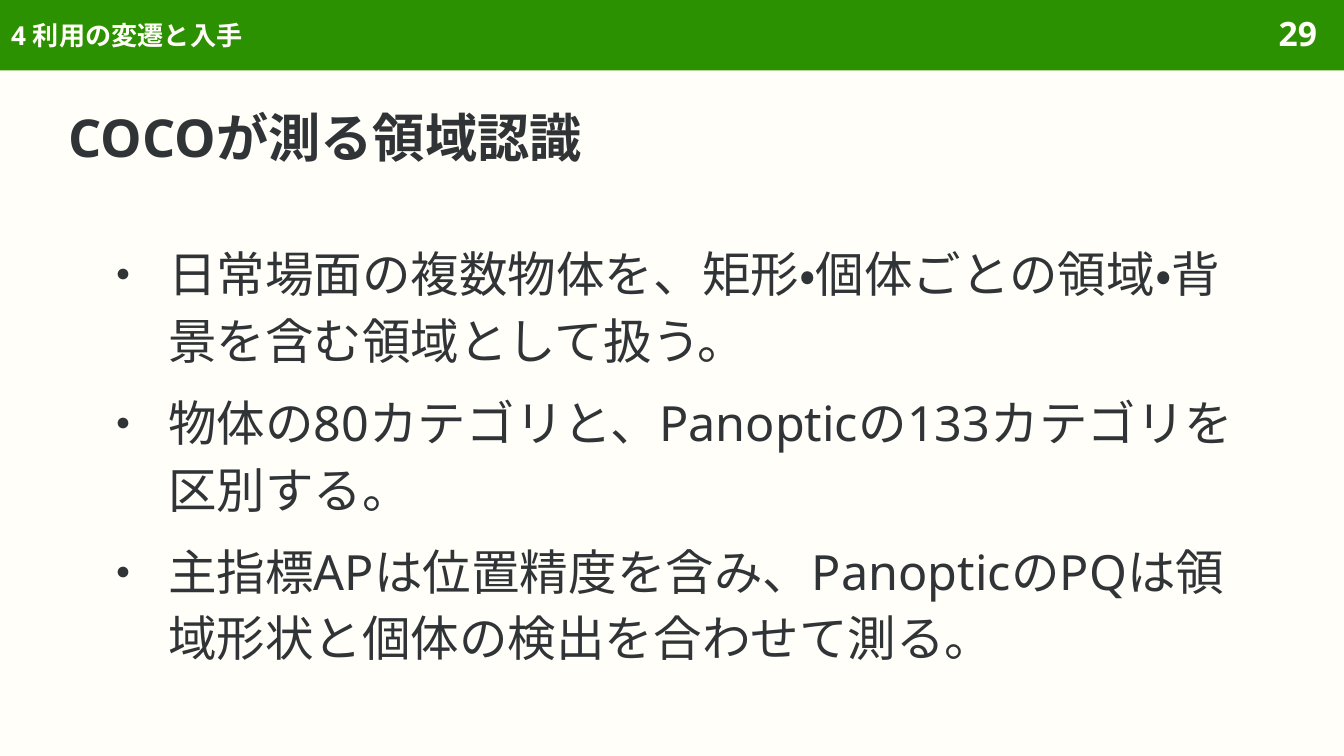
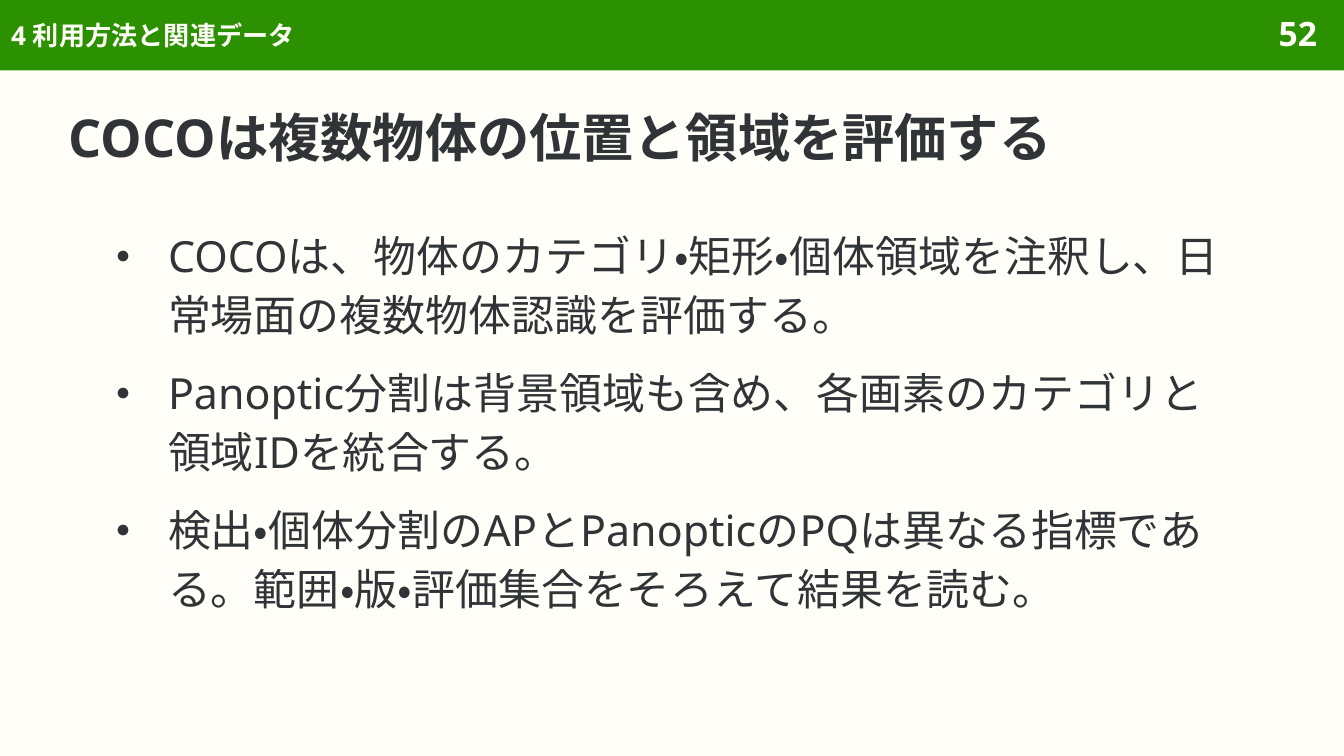
Before and after one commit to sasakiy84/datasets-in-10-minutes, a slide deck: slide 52 of slides/datasets-in-10-minutes-coco.pptx (slide 29 before the commit). Drawn at 1344x756 pixels with LibreOffice and Linux fonts; fonts in the diff are those of the drawing. Boxes give left, top, right and bottom in pixels: in the first picture for what was removed or moved away, otherwise in the second. Text is boxed around its words. In the diff, an @@ line names an element or a change of style, - is before the commit and + after.

```diff
--- a/slides/datasets-in-10-minutes-coco.pptx
+++ b/slides/datasets-in-10-minutes-coco.pptx
@@ title at [11, 22, 295, 48]: text changed @@
-4 利用の変遷と入手
+4 利用方法と関連データ
@@ page number at [1279, 21, 1317, 47]: text changed @@
-29
+52
@@ title at [69, 112, 1052, 162]: text changed @@
-COCOが測る領域認識
+COCOは複数物体の位置と領域を評価する
@@ text at [168, 235, 1219, 609]: text changed; size 26 to 23 pt @@
-● 日常場面の複数物体を、矩形・個体ごとの領域・背景を含む領域として扱う。
-● 物体の80カテゴリと、Panopticの133カテゴリを区別する。
-● 主指標APは位置精度を含み、PanopticのPQは領域形状と個体の検出を合わせて測る。
+● COCOは、物体のカテゴリ・矩形・個体領域を注釈し、日常場面の複数物体認識を評価する。
+● Panoptic分割は背景領域も含め、各画素のカテゴリと領域IDを統合する。
+● 検出・個体分割のAPとPanopticのPQは異なる指標である。範囲・版・評価集合をそろえて結果を読む。
```
Also in this commit, not shown: 32 other slides changed, 22 slides added, 4 other files.
